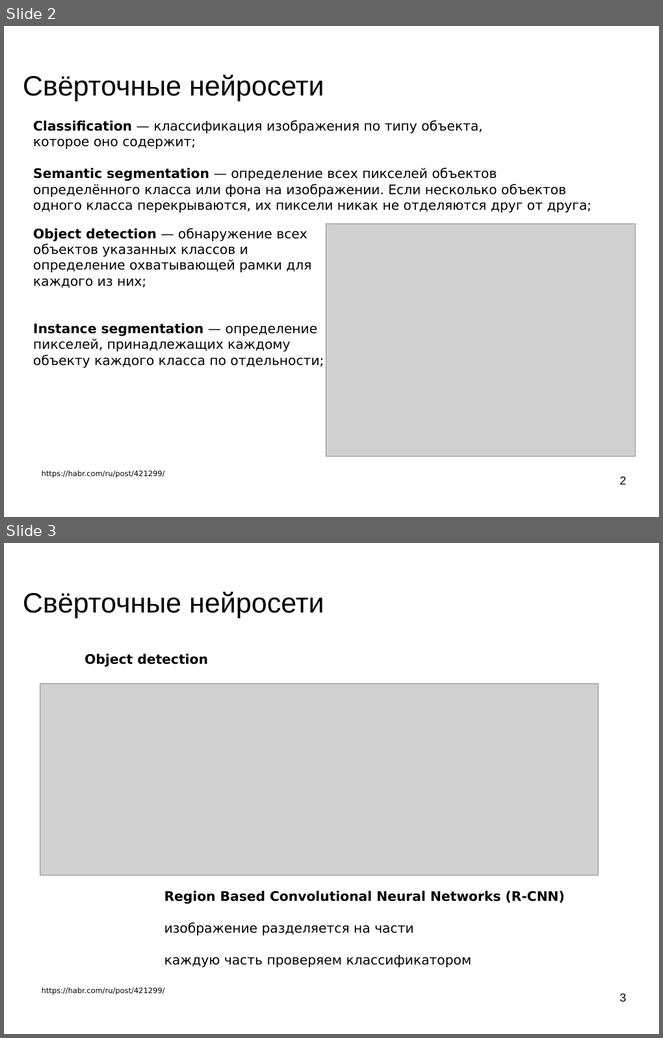
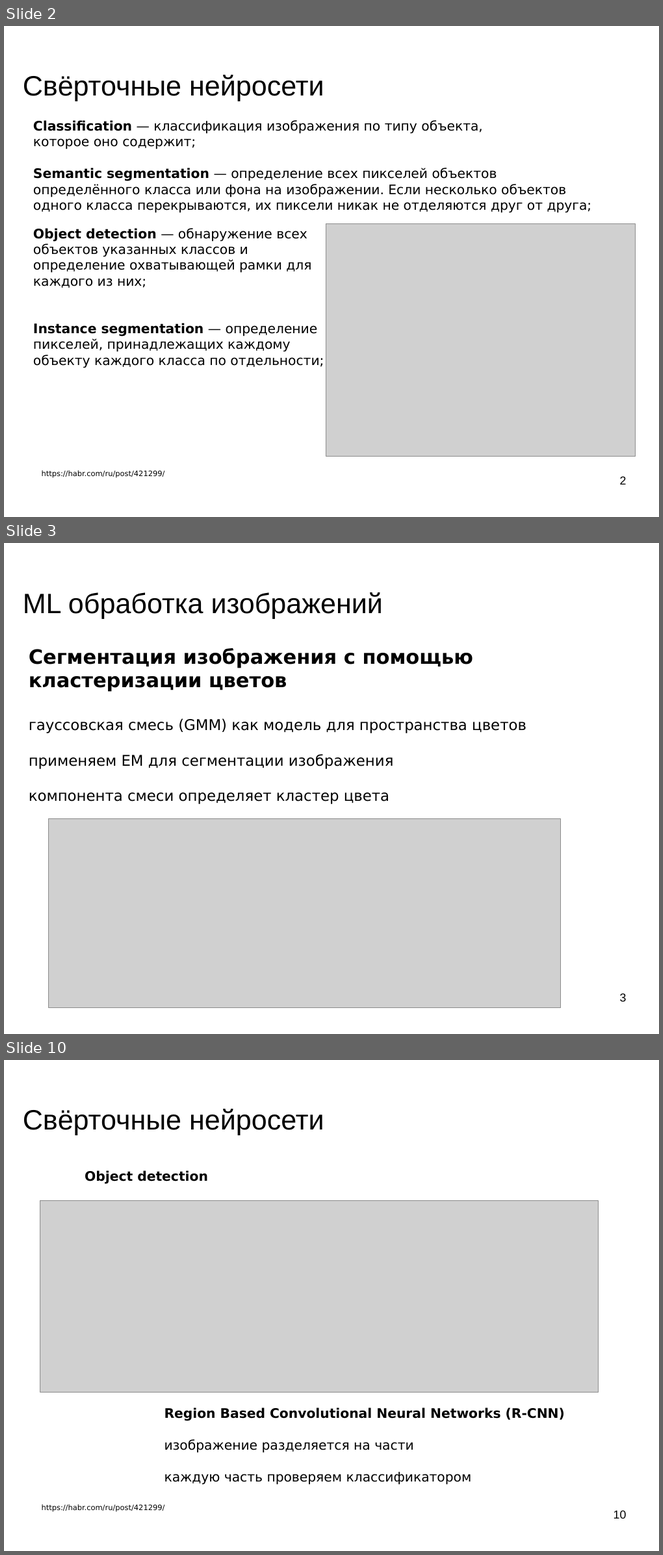
Before and after one commit to mechanoid5/ml_lectorium_legacy, a slide deck: 28-object-loc-img.odp. Shown one above the other, each under a label of ours: slides 2 and 3 before the commit, slides 2, 3 and 10 after it; the slides between them are not shown. The pictures are 663x1038 and 663x1555 pixels, drawn with LibreOffice and Linux fonts; fonts in the diff are those of the drawing; grey boxes stand for pictures; background and template pictures are left out. Boxes give left, top, right and bottom in pixels: in the first picture for what was removed or moved away, otherwise in the second. Text is boxed around its words. In the diff, an @@ line names an element or a change of style, - is before the commit and + after.

```diff
--- a/28-object-loc-img.odp
+++ b/28-object-loc-img.odp
@@ slide 3 added at bbox=[4, 543, 659, 1034], background picture (left out) @@
@@ title added at bbox=[23, 592, 383, 618], 33.9 pt, text #000000 @@
+ML обработка изображений
@@ text added at bbox=[29, 648, 527, 804], 18 pt, text #000000 @@
+Сегментация изображения с помощью кластеризации цветов
+гауссовская смесь (GMM) как модель для пространства цветов
+применяем EM для сегментации изображения
+компонента смеси определяет кластер цвета
@@ picture added at bbox=[49, 819, 561, 1008] @@
@@ page number added at bbox=[620, 993, 627, 1002], 14 pt, text #000000 @@
+3
@@ what was slide 3 is now slide 10 @@
@@ page number at bbox=[614, 1510, 627, 1519]: text changed @@
-3
+10
```
Also in this commit, not shown: 1 slide changed, 6 other slides added, 9 other files.
